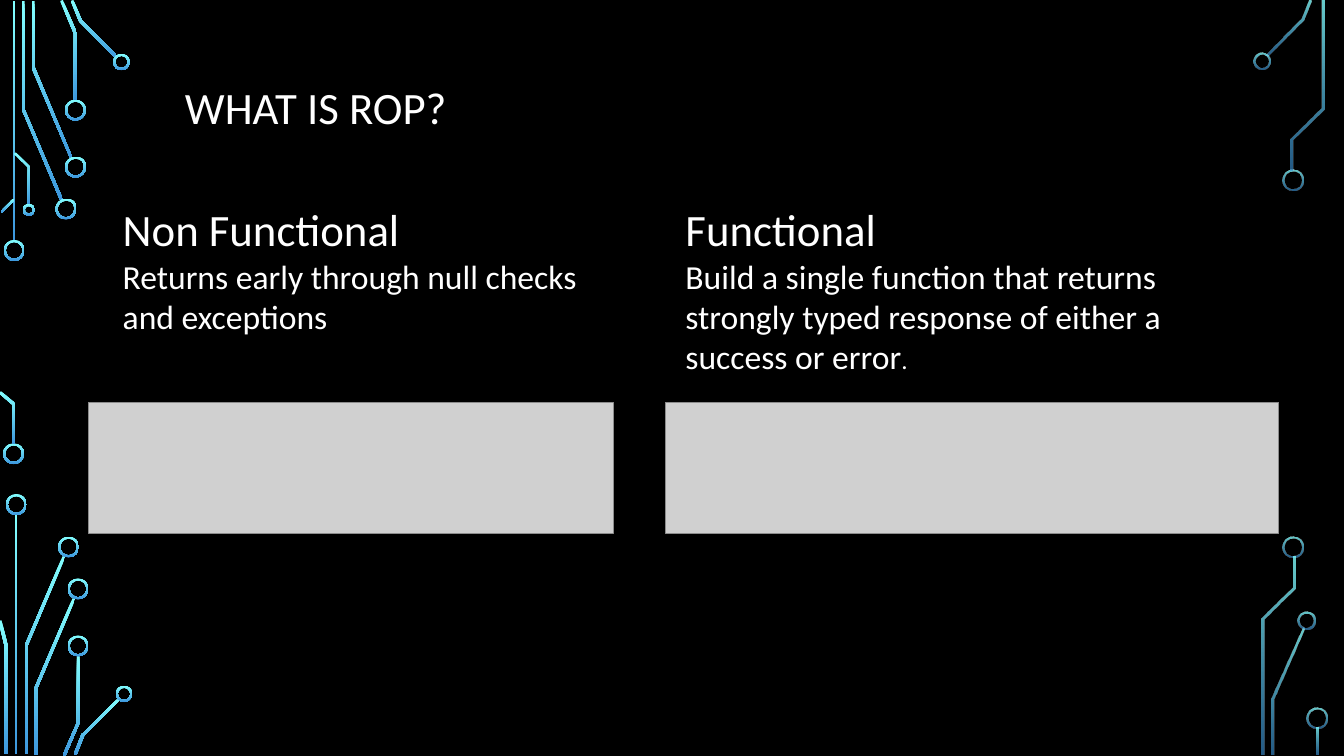
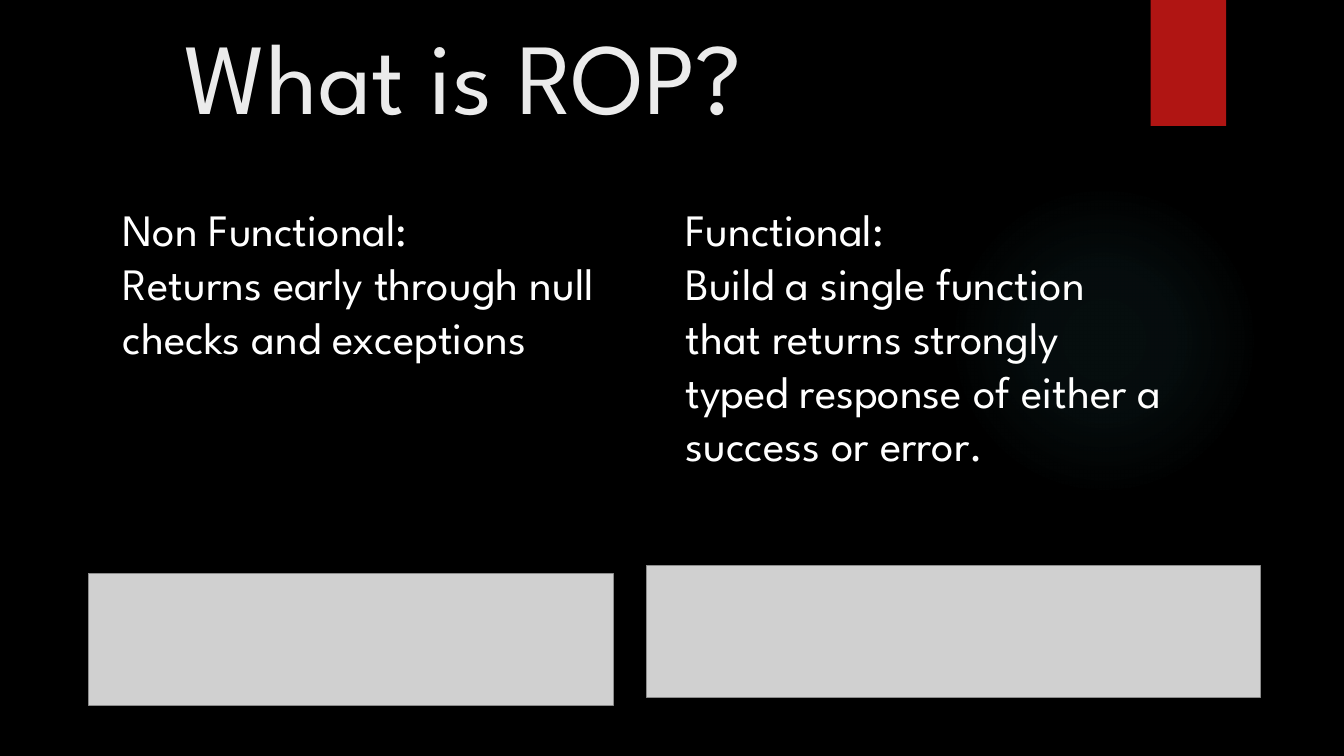
Before and after one commit to daleardi/roptalk, a slide deck: slide 4 of Monadic Error Handling Final.pptx. Drawn at 1344x756 pixels with LibreOffice and Linux fonts; fonts in the diff are those of the drawing; grey boxes stand for pictures; background and template pictures are left out. Boxes give left, top, right and bottom in pixels: in the first picture for what was removed or moved away, otherwise in the second. Text is boxed around its words. In the diff, an @@ line names an element or a change of style, - is before the commit and + after.

Commit message:
changed font size

```diff
--- a/Monadic Error Handling Final.pptx
+++ b/Monadic Error Handling Final.pptx
@@ rectangle added at bbox=[1150, 0, 1226, 126], fill #B01513 @@
@@ title at bbox=[185, 44, 742, 116]: text changed; size 32 to 72 pt; font Calibri to League Spartan; text colour #FFFFFF to #EBEBEB @@
-WHAT IS ROP?
+What is ROP?
@@ ellipse added at bbox=[949, 185, 1259, 495], fill gradient #50B9C1 @@
@@ text at bbox=[123, 215, 407, 247]: text changed; font Calibri to League Spartan @@
-Non Functional
+Non Functional:
@@ text at bbox=[685, 215, 883, 247]: text changed; font Calibri to League Spartan @@
-Functional
+Functional:
@@ text at bbox=[123, 269, 594, 364]: size 24 to 32 pt, font Calibri to League Spartan in "Returns early through null checks and exceptions" @@
@@ text at bbox=[685, 268, 1162, 462]: size 24 to 32 pt, font Calibri to League Spartan in "Build a single function that returns strongly ..."; size 18 to 32 pt in "error." @@
@@ picture: place and size @@
-picture at bbox=[665, 402, 1278, 533]
+picture at bbox=[647, 566, 1260, 697]
@@ picture: place and size @@
-picture at bbox=[89, 402, 614, 533]
+picture at bbox=[89, 574, 614, 705]
@@ group removed at bbox=[0, 0, 1328, 756]: 33 freeform shapes, 3 rectangles @@
```
Also in this commit, not shown: 40 other slides changed.
